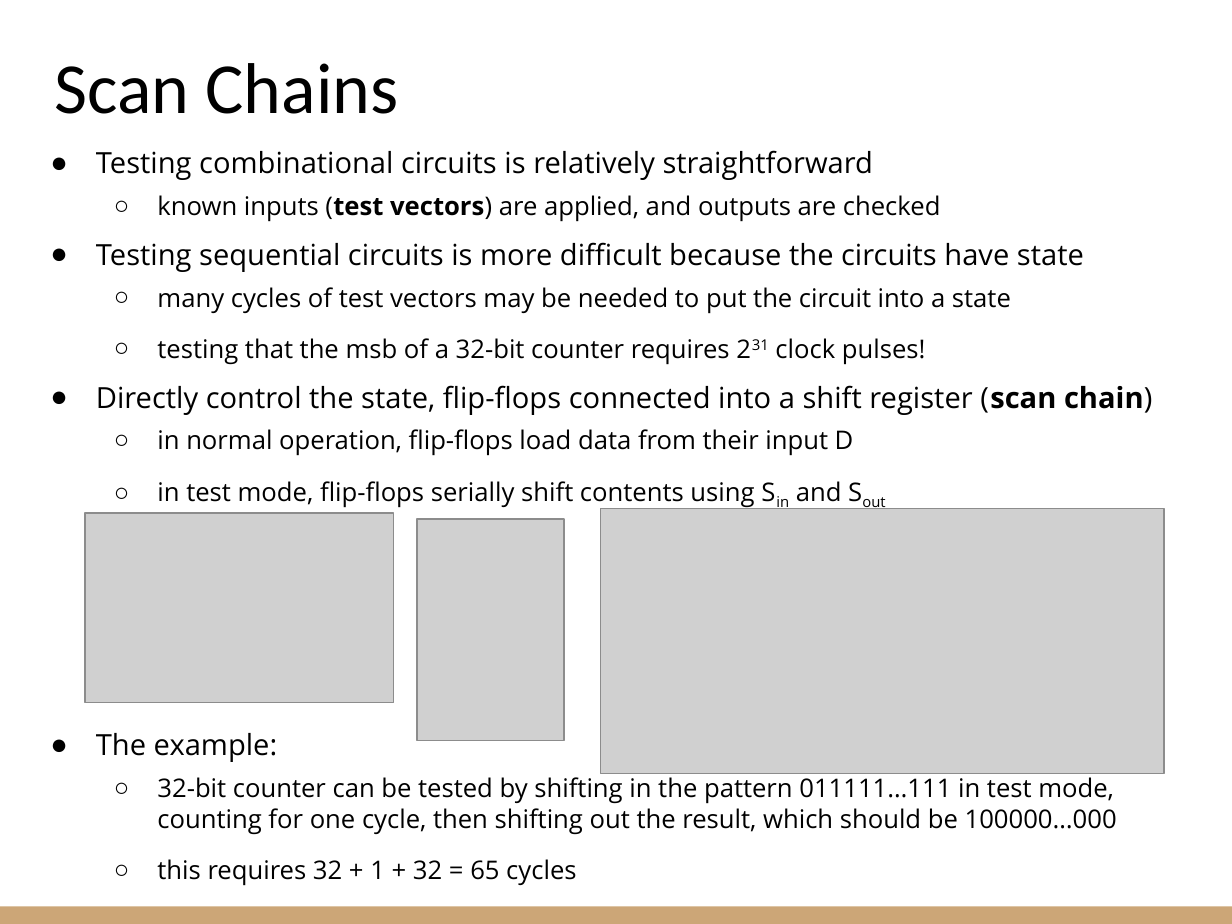
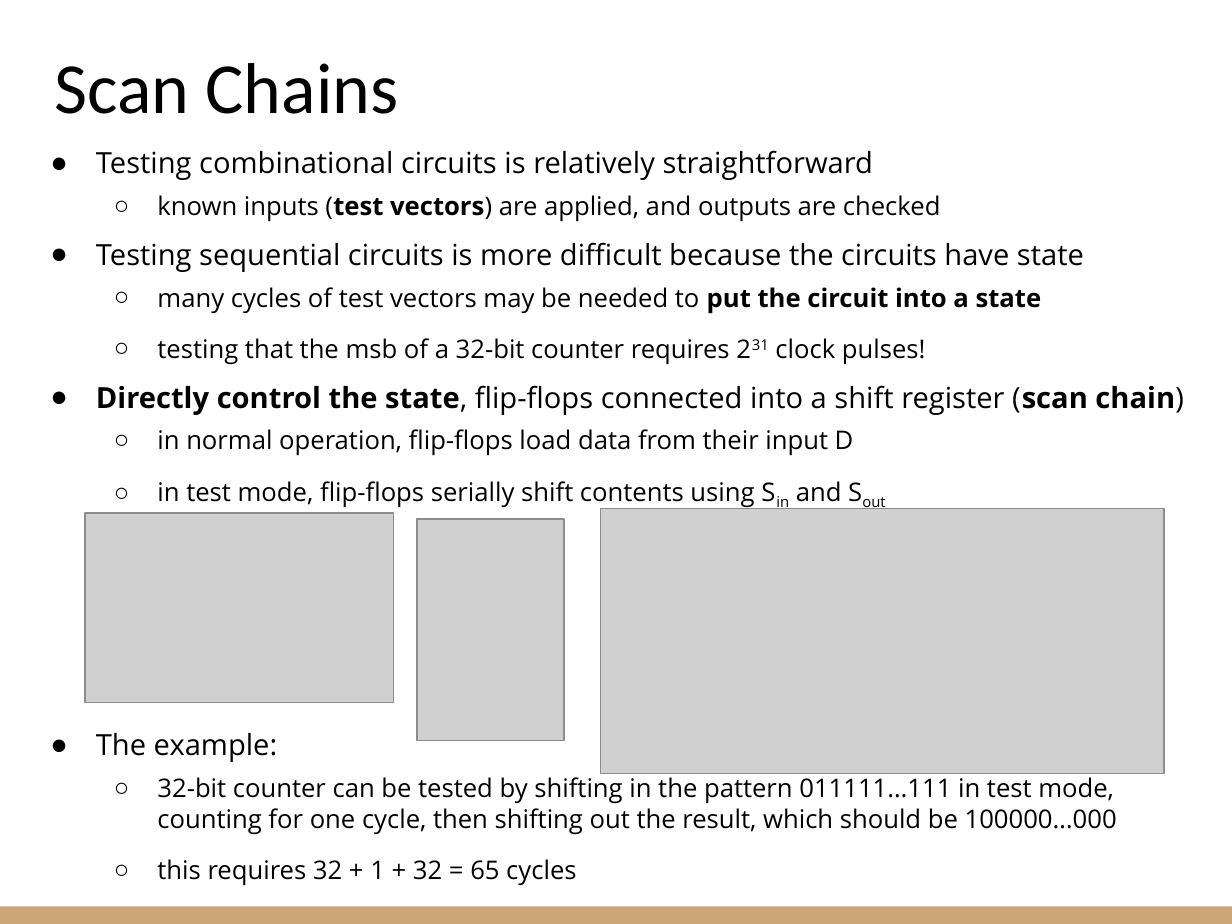
Before and after one commit to riccardoberta/esd, a slide deck: slide 8 of 11 - Sequential Building Blocks/slides.pptx. Drawn at 1232x924 pixels with LibreOffice and Linux fonts; fonts in the diff are those of the drawing; grey boxes stand for pictures. Boxes give left, top, right and bottom in pixels: in the first picture for what was removed or moved away, otherwise in the second. Text is boxed around its words. In the diff, an @@ line names an element or a change of style, - is before the commit and + after.

```diff
--- a/11 - Sequential Building Blocks/slides.pptx
+++ b/11 - Sequential Building Blocks/slides.pptx
@@ text at <box>96,287,1184,415</box>: bold on in "put the circuit into a state", "Directly control the state," @@
```
Also in this commit, not shown: 17 other files.
